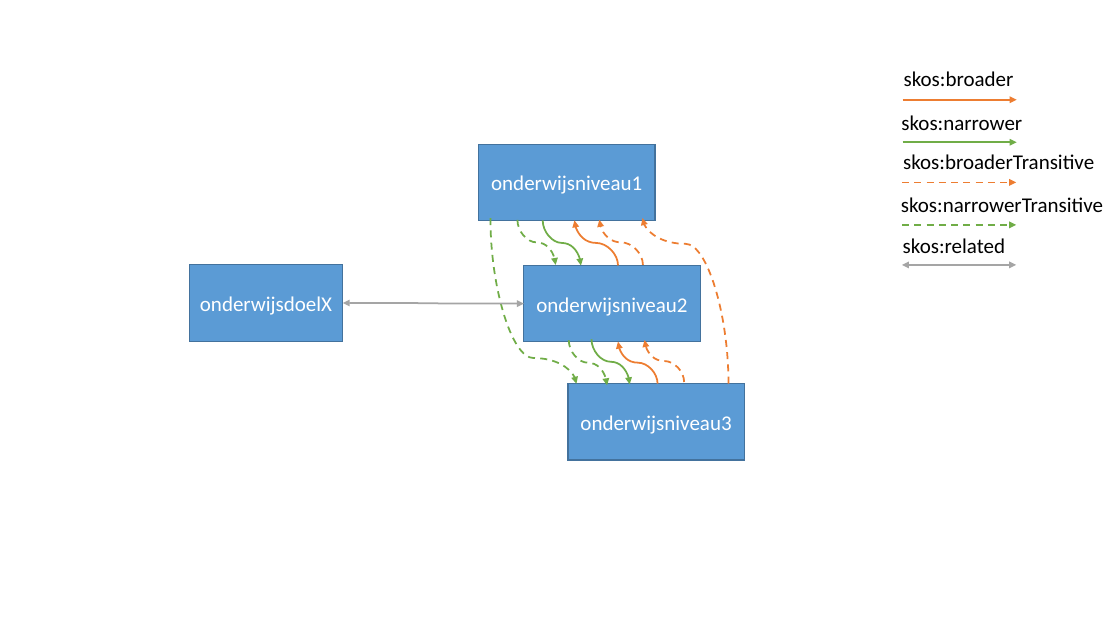
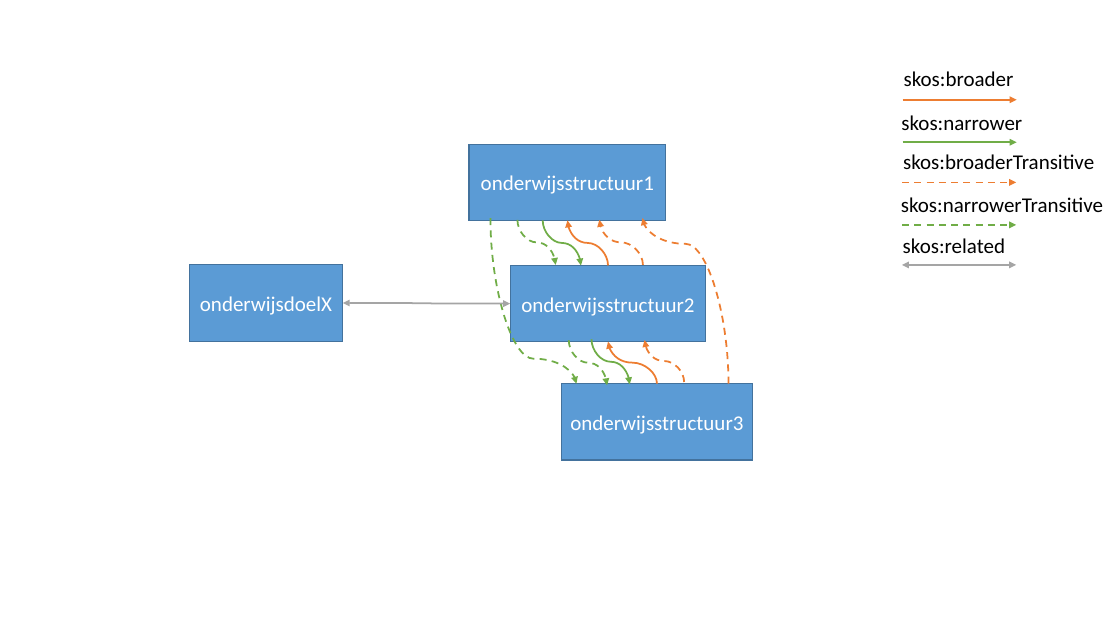
Before and after one commit to i-Learn-SKOS/skos-api, a slide deck: slide 10 of doc-src/DiagramsInSkosApiHomepage.pptx. Drawn at 1120x630 pixels with LibreOffice and Linux fonts; fonts in the diff are those of the drawing. Boxes give left, top, right and bottom in pixels: in the first picture for what was removed or moved away, otherwise in the second. Text is boxed around its words. In the diff, an @@ line names an element or a change of style, - is before the commit and + after.

```diff
--- a/doc-src/DiagramsInSkosApiHomepage.pptx
+++ b/doc-src/DiagramsInSkosApiHomepage.pptx
@@ rectangle "onderwijsstructuur1" resized from (x1=479, y1=145, x2=655, y2=221) to (x1=469, y1=145, x2=665, y2=221) @@
@@ text in rectangle at (x1=481, y1=175, x2=654, y2=194): text changed @@
-onderwijsniveau1
+onderwijsstructuur1
@@ curved arrow (491, 218) - (576, 384): route changed @@
@@ curved arrow moved from (618, 266) - (575, 220) to (608, 266) - (568, 220) @@
@@ rectangle "onderwijsstructuur2" resized from (x1=524, y1=266, x2=701, y2=342) to (x1=510, y1=266, x2=706, y2=342) @@
@@ text in rectangle at (x1=521, y1=297, x2=694, y2=316): text changed @@
-onderwijsniveau2
+onderwijsstructuur2
@@ curved double arrow moved from (343, 303) - (524, 303) to (343, 303) - (510, 303) @@
@@ curved arrow moved from (658, 384) - (618, 342) to (657, 384) - (608, 342) @@
@@ rectangle "onderwijsstructuur3" resized from (x1=568, y1=384, x2=744, y2=460) to (x1=562, y1=384, x2=753, y2=460) @@
@@ text in rectangle at (x1=570, y1=415, x2=743, y2=434): text changed @@
-onderwijsniveau3
+onderwijsstructuur3
```
Also in this commit, not shown: 4 other files.
